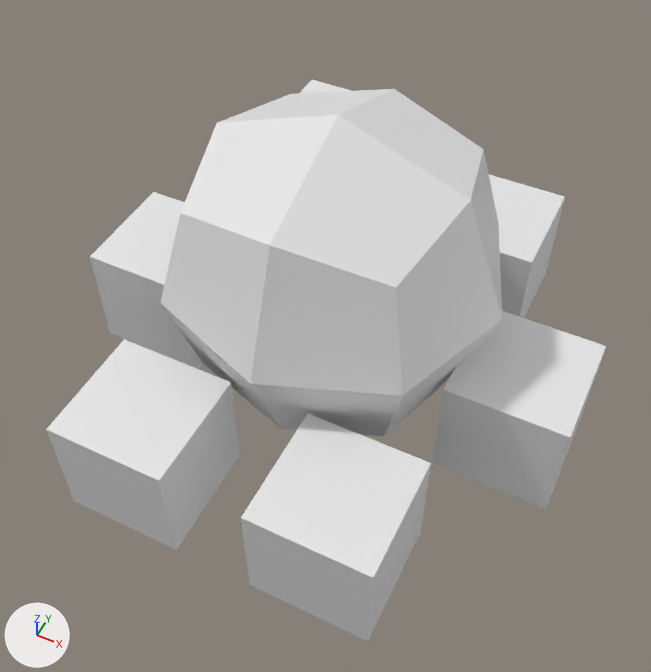
A saved change to the glTF model model/TOOTH_MECH.glb.
Rendered twice from a 50 mm lens placed at (1.37, -2.87, 3.58), pointed at (0.1, -0.32, 0.4). The axes (+X, +Y, +Z) are drawn at lower left. The lights are the same throughout. Where no turn or scale is listed for an object, it has been applied to the vertices.

The scene before the commit, as lines of its bpy script (objects in view):
```python
me_cube_003 = bpy.data.meshes.new('Cube.003')
me_cube_003.from_pydata(...)  # a box spanning x -0.3..0.3, y -0.3..0.3, z -0.3..0.3
me_cube_006 = bpy.data.meshes.new('Cube.006')
me_cube_006.from_pydata(...)  # a box spanning x -0.3..0.3, y -0.3..0.3, z -0.3..0.3
me_cube_011 = bpy.data.meshes.new('Cube.011')
me_cube_011.from_pydata(...)  # 26 vertices, 48 faces; spans x -0.84..0.84, y -0.84..0.84, z -0.84..0.84
me_cube_011.materials.append(mat_material_003)  # white #e7e7e7
me_cube_012 = bpy.data.meshes.new('Cube.012')
me_cube_012.from_pydata(...)  # a box spanning x -1.0..1.0, y -1.0..1.0, z -1.0..1.0
ob_body = bpy.data.objects.new('BODY', me_cube_011)
ob_body.location = (0.0, 0.0, 0.558)
ob_body.rotation_euler = (0.0, 0.0, 1.571)  # degrees (0, 0, 90)
ob_body.scale = (1.0, -1.0, 1.0)
ob_cube = bpy.data.objects.new('Cube', me_cube_003)
ob_cube.location = (-1.0, 0.0, 0.0)
ob_cube_004 = bpy.data.objects.new('Cube.004', me_cube_006)
ob_cube_004.location = (-0.5, -1.0, 0.0)
ob_cube_007 = bpy.data.objects.new('Cube.007', me_cube_012)
ob_cube_007.parent = ob_body
ob_cube_007.location = (0.0, 1.0, -0.558)
ob_cube_007.scale = (0.3, 0.3, 0.3)
# also in view: 'Cube.002' at (0.5, 1.0, 0.0); 'Cube.003' at (0.5, -1.0, 0.0)
```
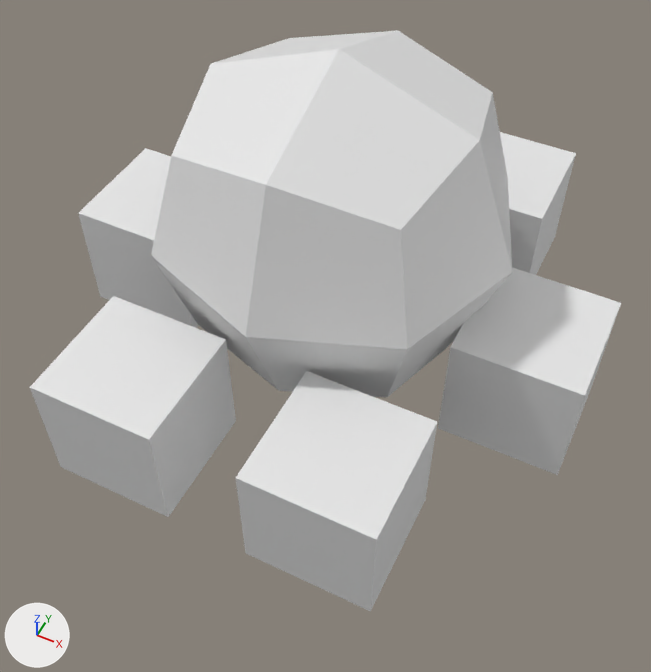
Edits to the scene script, one JSON object a line:
```json
{"op": "set", "path": "ob_body.location", "old": "(0.0, 0.0, 0.558)", "new": "(0.0, 0.0, 0.858)"}
{"op": "set", "path": "ob_cube.location", "old": "(-1.0, 0.0, 0.0)", "new": "(-1.0, 0.0, 0.3)"}
{"op": "set", "path": "ob_cube_004.location", "old": "(-0.5, -1.0, 0.0)", "new": "(-0.5, -1.0, 0.3)"}
```

Boxes (x1, y1, x2, y2) around the edits, measured in the pictures (651 x 672 px):
```json
{"object": "BODY", "change": "moved", "before": [160, 89, 502, 436], "after": [151, 31, 512, 398]}
{"object": "Cube.003", "change": "moved", "before": [241, 413, 431, 641], "after": [235, 371, 437, 612]}
{"object": "Cube.004", "change": "moved", "before": [46, 339, 240, 550], "after": [30, 296, 236, 517]}
{"object": "Cube.007", "change": "moved", "before": [432, 311, 606, 509], "after": [438, 267, 621, 475]}
{"object": "Cube", "change": "moved", "before": [90, 192, 203, 369], "after": [78, 148, 198, 328]}
{"object": "Cube.002", "change": "moved", "before": [489, 174, 565, 318], "after": [500, 132, 576, 275]}
```
